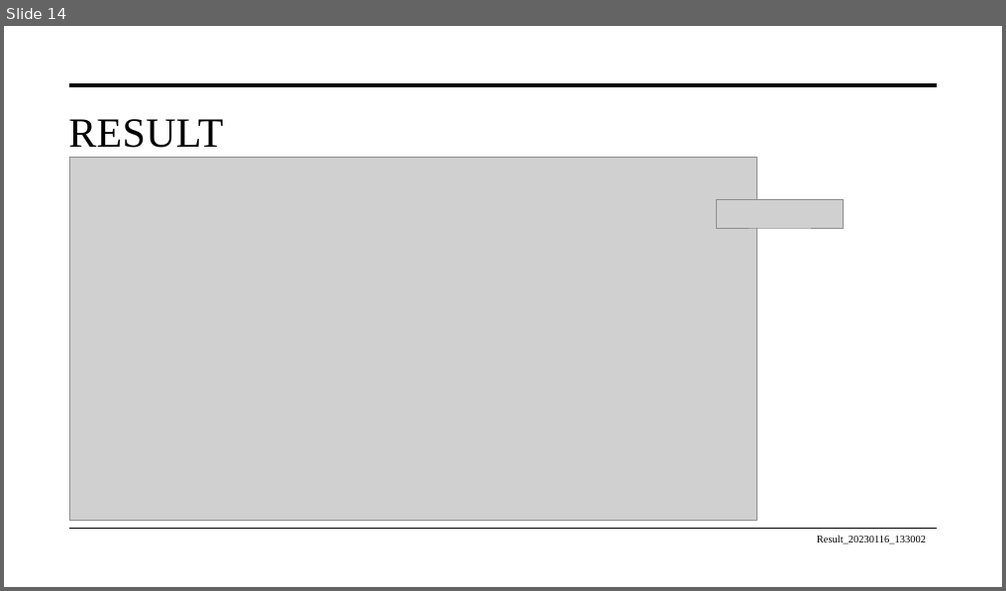
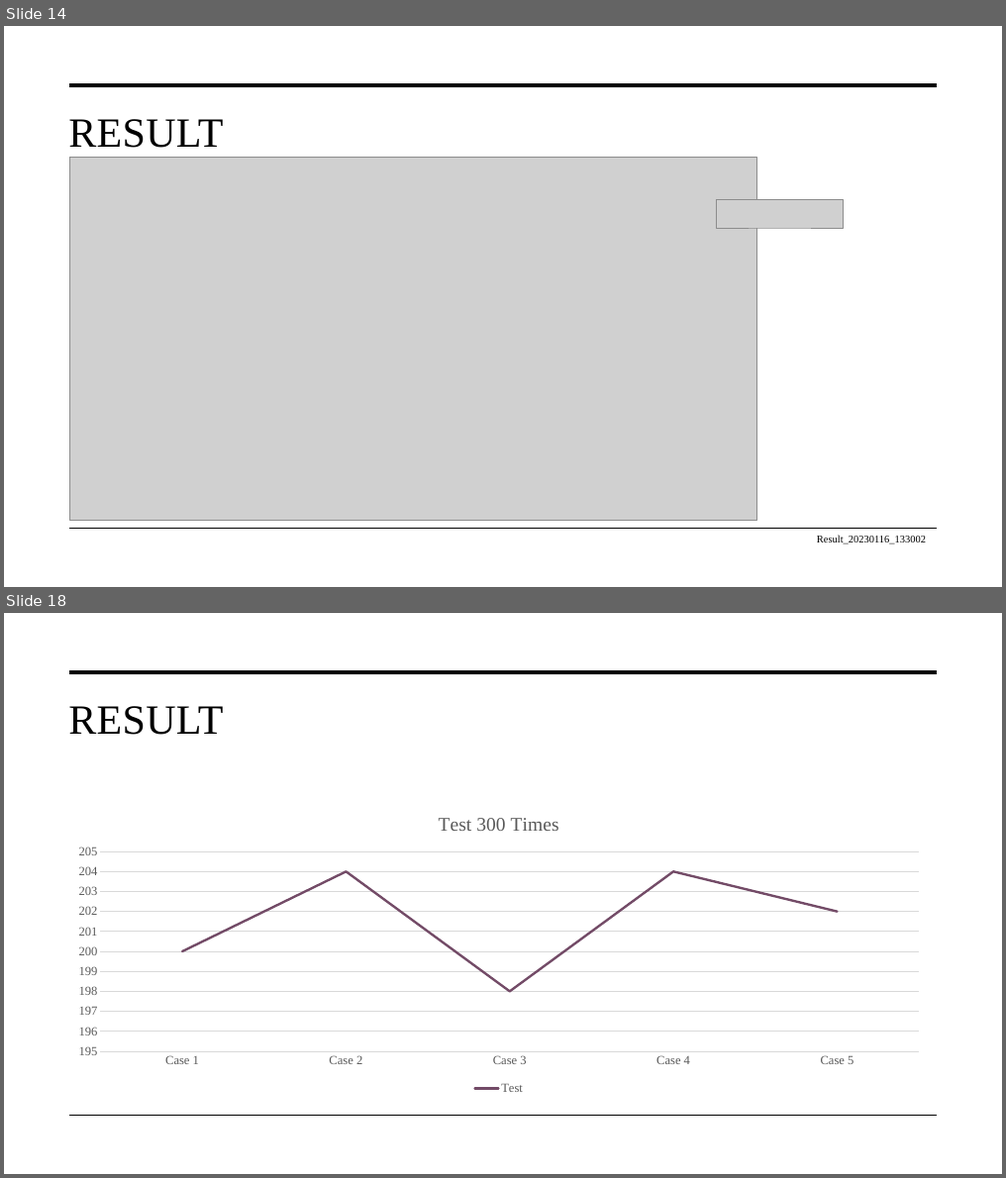
Before and after one commit to dogemie/Control_Nuclear_Spins, a slide deck: NV Center Optimization gate_2023.01.16.pptx. Shown one above the other, each under a label of ours: slide 14 before the commit, slides 14 and 18 after it; the slides between them are not shown. The pictures are 1006x591 and 1006x1178 pixels, drawn with LibreOffice and Linux fonts; fonts in the diff are those of the drawing; grey boxes stand for pictures. Boxes give left, top, right and bottom in pixels: in the first picture for what was removed or moved away, otherwise in the second. Text is boxed around its words. In the diff, an @@ line names an element or a change of style, - is before the commit and + after.

```diff
--- a/NV Center Optimization gate_2023.01.16.pptx
+++ b/NV Center Optimization gate_2023.01.16.pptx
@@ slide 18 added at [4,613,1002,1174], background #FFFFFF; not listed: 2 template elements that a slide beside it also shows @@
@@ title added at [68,706,223,735], 40 pt, text #000000 @@
+RESULT
@@ line chart added at [61,801,937,1099] @@
+title "Test 300 Times "
+categories: Case 1, Case 2, Case 3, Case 4, Case 5
+Test: 200, 204, 198, 204, 202
```
Also in this commit, not shown: 7 slides changed, 2 other slides added, 44 other files.
